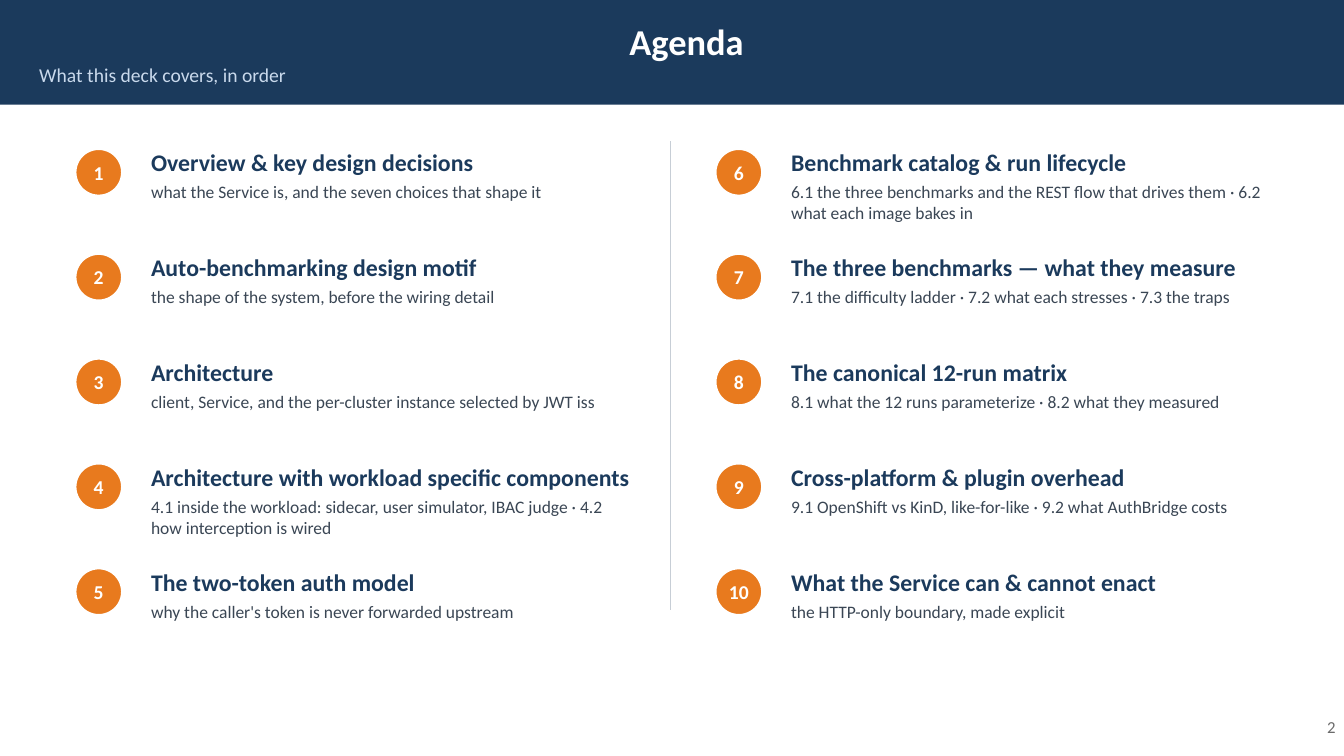
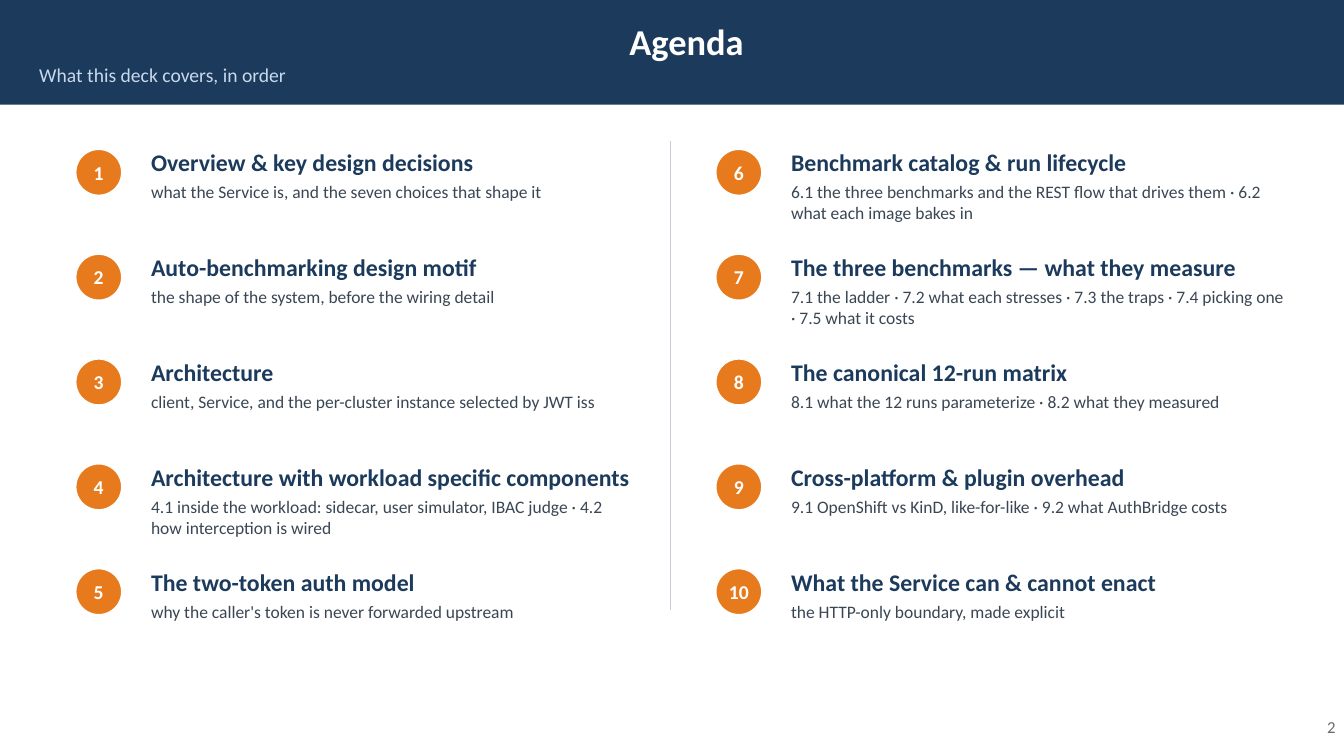
Before and after one commit to rossoctl/autobench, a slide deck: slide 2 of docs/AutoBench.pptx. Drawn at 1344x756 pixels with LibreOffice and Linux fonts; fonts in the diff are those of the drawing. Boxes give left, top, right and bottom in pixels: in the first picture for what was removed or moved away, otherwise in the second. Text is boxed around its words. In the diff, an @@ line names an element or a change of style, - is before the commit and + after.

Commit message:
Teach benchmark selection and cost in the deck and the guide, not just the primer
The primer's "Picking a benchmark" table was the only place a reader could find out
which benchmark to run and what it would cost them. Promote it into the deck and the
Developer Guide, and add the comparative token/model analysis that makes it actionable.

New deck slides, both derived from the v1.28 pair's mirrored artifacts:

  7.4  Picking a Benchmark — and What That Leg Costs: the five-row picking table
       beside the measured per-leg token totals, so the choice and its bill sit
       together. The picking strip used to be cramped under the 7.2 cards and a row
       short; it is its own slide now, and 7.2 gained a sizing bullet per card.
  7.5  The Cost Model — Tokens, Models, Money: derived per-task figures (total
       tokens, input share, share of task time in model calls, tokens per *passed*
       task) plus the gpt-4.1 vs gpt-5-mini comparison off legs #4/#5, which ran
       identical task_ids and differ only in model.

Both new sections state the break-even output:input price ratio (~2.7 pooled, 1.8 and
5.8 on the two platforms) and the plug-in-your-rates formula, rather than dollars: the
gateway does not bill us, so any figure here would be someone else's rate card, and a
ratio does not go stale.

Also records something not documented anywhere before: tau2's user simulator runs in
the MCP pod, which is uninstrumented, so its inference is billed by the gateway and
counted in none of our totals. Leg #9's span_report.ndjson has 118 chat spans and every
one carries the agent's model; the 27% tool-time share is the tell. That is one of four
reasons every cost figure we publish is a floor.

Guide gets the same material as a §1 subsection with a pointer from the §5.3 max_tasks
row; primer gets a "What a run costs" section ahead of the picking table. TOCs and both
PDFs regenerated, guide stamp bumped. 183 tests pass.

```diff
--- a/docs/AutoBench.pptx
+++ b/docs/AutoBench.pptx
@@ text at (791, 291, 1283, 324): text changed @@
-7.1 the difficulty ladder · 7.2 what each stresses · 7.3 the traps
+7.1 the ladder · 7.2 what each stresses · 7.3 the traps · 7.4 picking one · 7.5 what it costs
```
Also in this commit, not shown: 7 other slides changed, 2 slides added, 5 other files.
